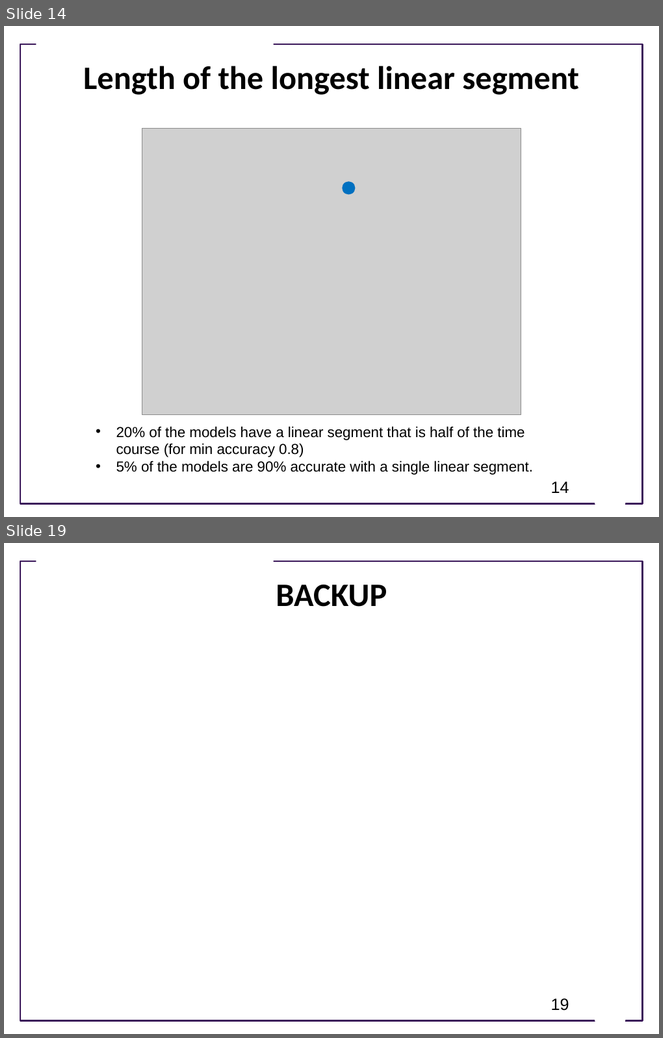
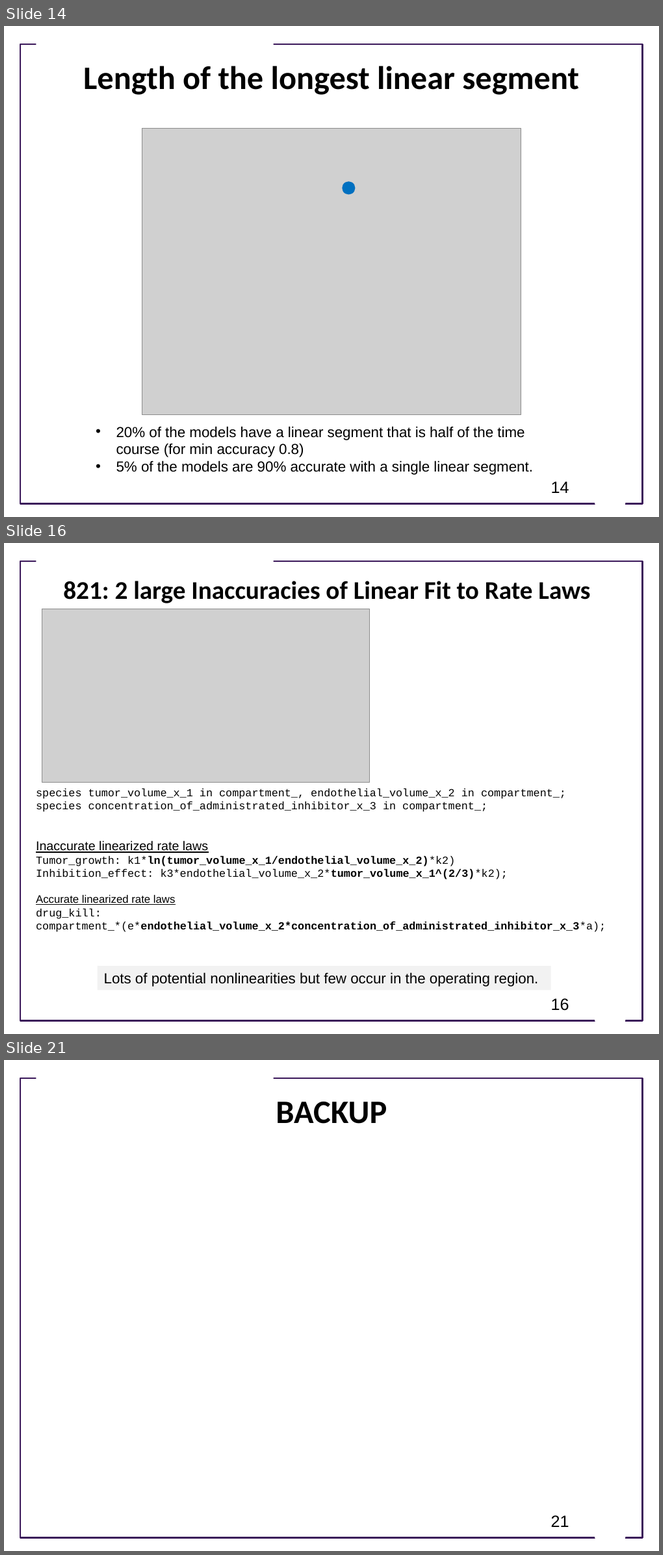
Before and after one commit to joseph-hellerstein/biomodels_linearity, a slide deck: docs/How Nonlinear is BioModels.pptx. Shown one above the other, each under a label of ours: slides 14 and 19 before the commit, slides 14, 16 and 21 after it; the slides between them are not shown. The pictures are 663x1038 and 663x1555 pixels, drawn with LibreOffice and Linux fonts; fonts in the diff are those of the drawing; grey boxes stand for pictures; background and template pictures are left out. Boxes give left, top, right and bottom in pixels: in the first picture for what was removed or moved away, otherwise in the second. Text is boxed around its words. In the diff, an @@ line names an element or a change of style, - is before the commit and + after.

```diff
--- a/docs/How Nonlinear is BioModels.pptx
+++ b/docs/How Nonlinear is BioModels.pptx
@@ slide 16 added at [4,543,659,1034], background #FFFFFF; not listed: 3 template elements that a slide beside it also shows @@
@@ title added at [63,581,590,603], 28 pt, text #000000, bold @@
+821: 2 large Inaccuracies of Linear Fit to Rate Laws
@@ picture added at [42,609,369,782] @@
@@ text added at [36,789,606,932], 12 pt, text #000000 @@
+species tumor_volume_x_1 in compartment_, endothelial_volume_x_2 in compartment_;
+species concentration_of_administrated_inhibitor_x_3 in compartment_;
+Inaccurate linearized rate laws
+Tumor_growth: k1*ln(tumor_volume_x_1/endothelial_volume_x_2)*k2)
+Inhibition_effect: k3*endothelial_volume_x_2*tumor_volume_x_1^(2/3)*k2);
+Accurate linearized rate laws
+drug_kill: compartment_*(e*endothelial_volume_x_2*concentration_of_administrated_inhibitor_x_3*a);
@@ rectangle added at [98,966,551,990], fill #F2F2F2, 16 pt, text #000000 @@
+Lots of potential nonlinearities but few occur in the operating region.
@@ page number added at [551,999,570,1011], 18 pt, text #000000 @@
+16
@@ what was slide 19 is now slide 21 @@
@@ page number at [551,1516,570,1527]: text changed @@
-19
+21
```
Also in this commit, not shown: 13 slides changed, 5 other slides added, 1 slide removed, 3 other files.
